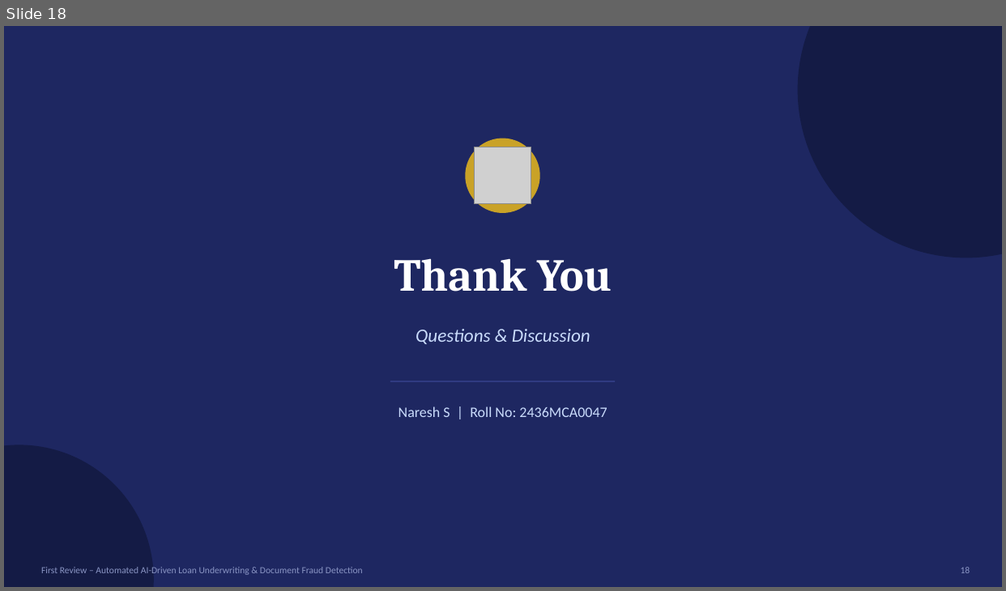
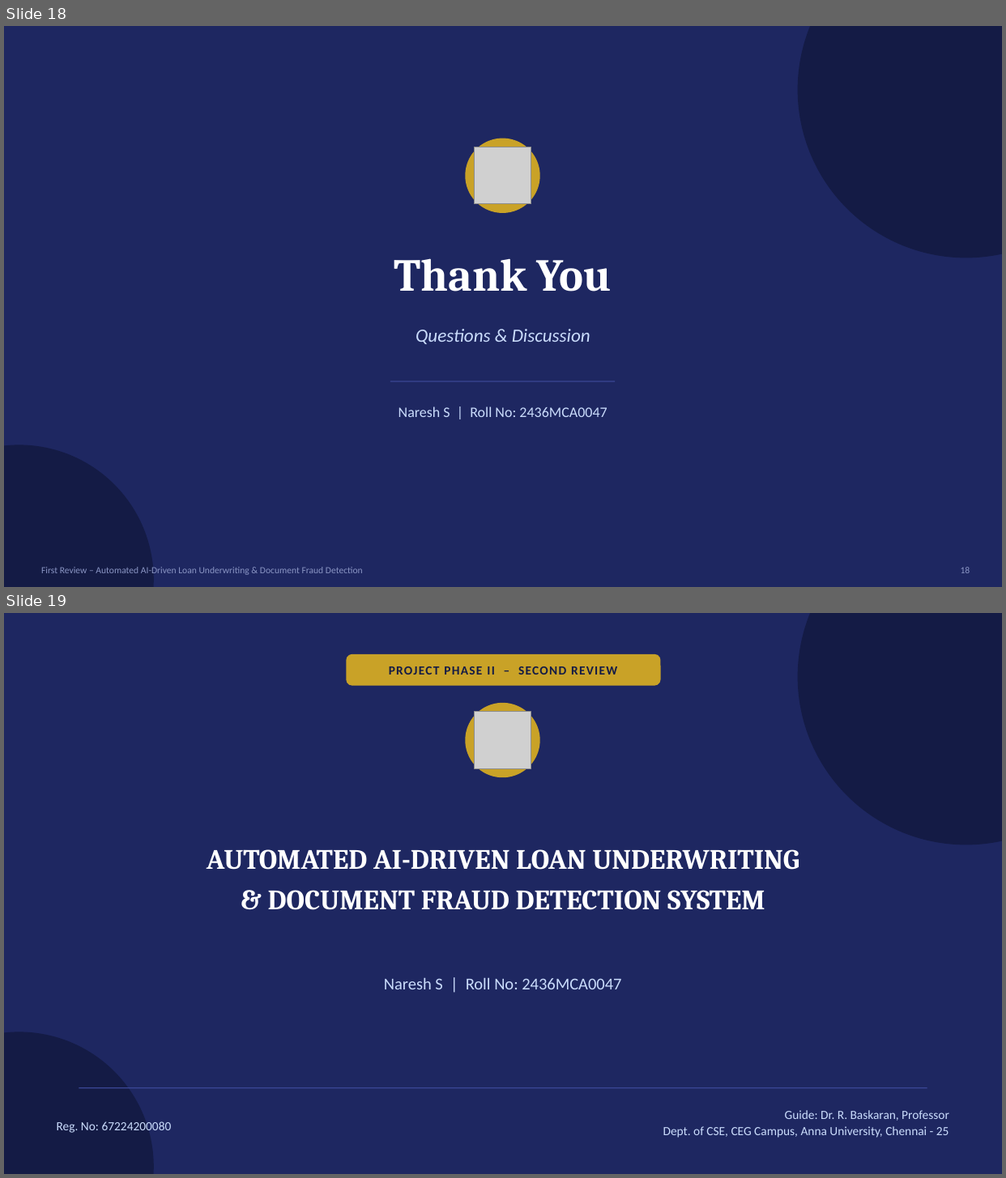
Before and after one commit to naresh-srinivasan/loan_tampering, a slide deck: Review-Presentation-Rubric.pptx. Shown one above the other, each under a label of ours: slide 18 before the commit, slides 18 and 19 after it. The pictures are 1006x591 and 1006x1178 pixels, drawn with LibreOffice and Linux fonts; fonts in the diff are those of the drawing; grey boxes stand for pictures. Boxes give left, top, right and bottom in pixels: in the first picture for what was removed or moved away, otherwise in the second. Text is boxed around its words. In the diff, an @@ line names an element or a change of style, - is before the commit and + after.

```diff
--- a/Review-Presentation-Rubric.pptx
+++ b/Review-Presentation-Rubric.pptx
@@ slide 19 added at <box>4,613,1002,1174</box>, background #1E2761 @@
@@ ellipse added at <box>798,613,1002,845</box>, fill #141B45 @@
@@ rounded rectangle added at <box>346,654,661,686</box>, fill #C9A227 @@
@@ text added at <box>389,666,617,675</box>, 12 pt, text #141B45, bold @@
+PROJECT PHASE II – SECOND REVIEW
@@ ellipse added at <box>465,703,540,777</box>, fill #C9A227 @@
@@ picture added at <box>474,712,531,769</box> @@
@@ text added at <box>206,850,799,910</box>, 27 pt, text #FFFFFF, bold @@
+AUTOMATED AI-DRIVEN LOAN UNDERWRITING
+& DOCUMENT FRAUD DETECTION SYSTEM
@@ text added at <box>384,977,621,990</box>, 16 pt, text #CADCFC @@
+Naresh S | Roll No: 2436MCA0047
@@ ellipse added at <box>4,1033,154,1174</box>, fill #141B45 @@
@@ line added from (79, 1088) to (927, 1088), #3A4694 1 pt @@
@@ text added at <box>57,1122,172,1133</box>, 12 pt, text #CADCFC @@
+Reg. No: 67224200080
@@ text added at <box>663,1110,949,1138</box>, 12 pt, text #CADCFC @@
+Guide: Dr. R. Baskaran, Professor
+Dept. of CSE, CEG Campus, Anna University, Chennai - 25
```
Also in this commit, not shown: 7 other slides added.
